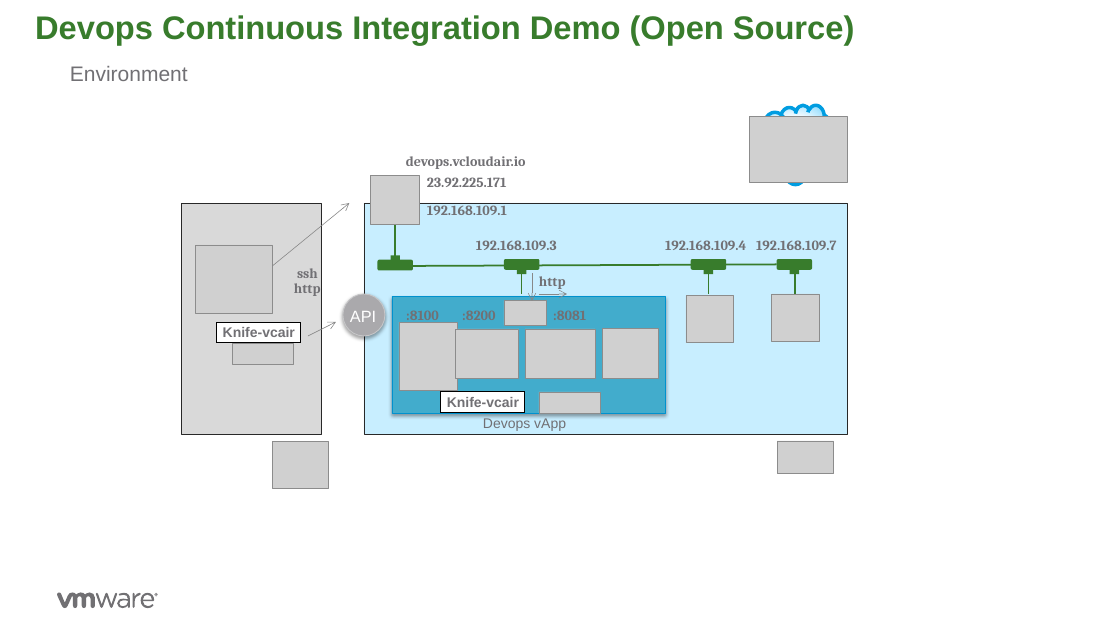
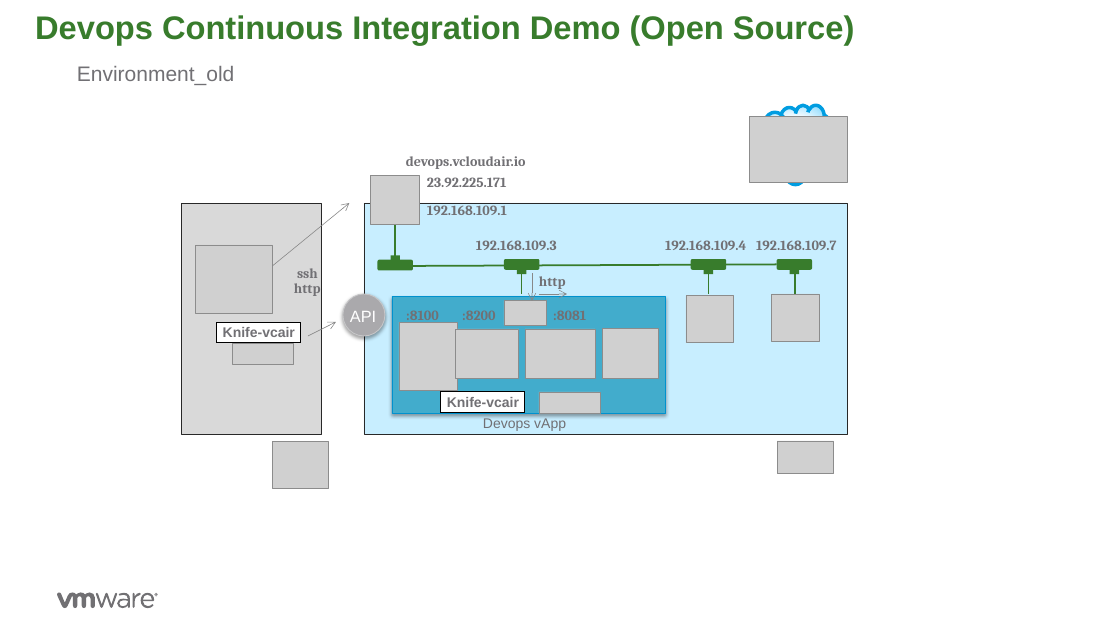
Before and after one commit to rdbwebster/vcadevops, a slide deck: slide 13 of DevopsDemo.pptx. Drawn at 1120x630 pixels with LibreOffice and Linux fonts; fonts in the diff are those of the drawing; grey boxes stand for pictures; background and template pictures are left out. Boxes give left, top, right and bottom in pixels: in the first picture for what was removed or moved away, otherwise in the second. Text is boxed around its words. In the diff, an @@ line names an element or a change of style, - is before the commit and + after.

```diff
--- a/DevopsDemo.pptx
+++ b/DevopsDemo.pptx
@@ text at (77, 66, 235, 85): text changed @@
-Environment
+Environment_old
```
Also in this commit, not shown: 3 other slides changed, 2 slides added, 1 slide removed, 4 other files.
